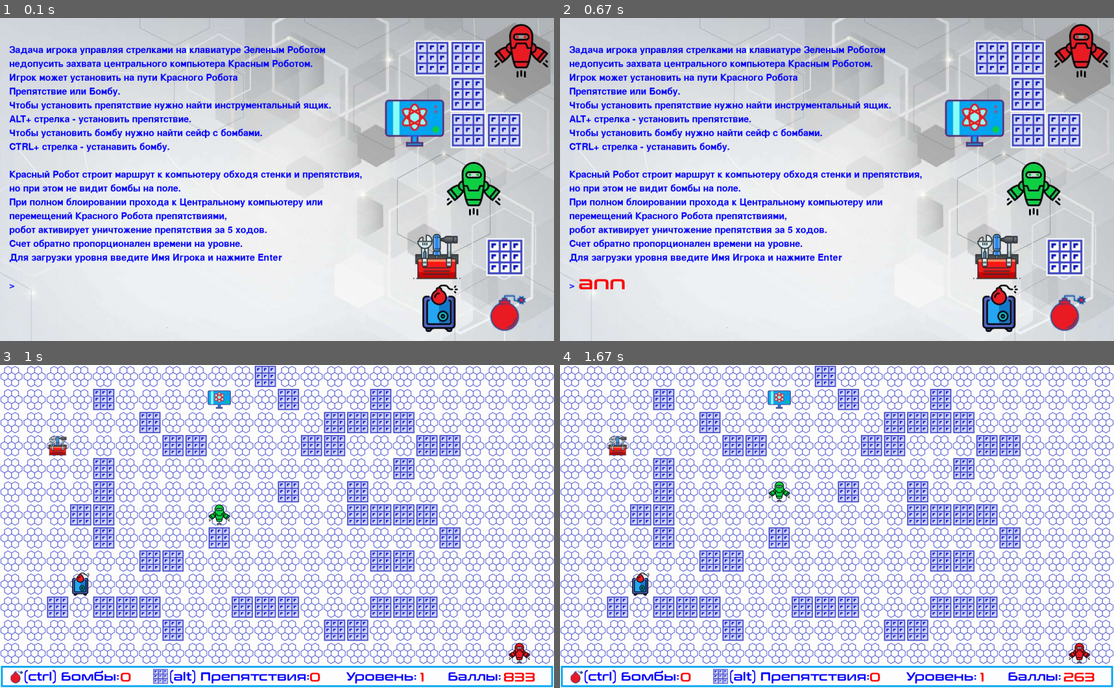
Above: before the commit, frames 1-4 (two rows, left to right).
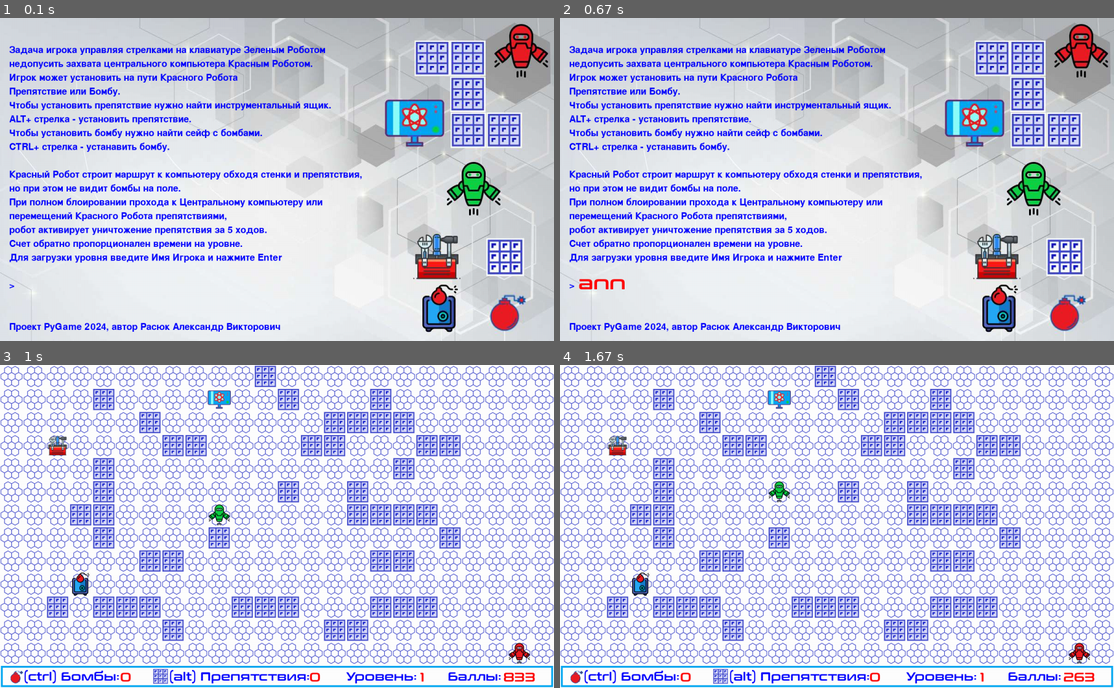
Above: after the commit, the same moments.

Repository: AVRasyuk/PyGameProject
Game: pygame game, started from main.py
The game is run twice, just before and just after one commit, with the same random seed, the same clock (stepped at 60 frames per second) and the same inputs.
Inputs:
- Up to frame 1 (0.1 s): no input
- Up to frame 2 (0.67 s): type "ann" at 0.33 s
- Up to frame 3 (1 s): tap Enter at 0.67 s; hold Right from 0.88 s (still down)
- Up to frame 4 (1.67 s): release Right at 1.35 s; hold Up from 1.55 s (still down)

The runs differ from the first frame. In frame 1, 0.6% of the frame differs, in the area x 1-51%, y 94-98%; in frame 2, 0.6%; in frame 3, nothing differs; in frame 4, nothing differs.

Commit message:
release main.exe

Diff:
--- a/main.py
+++ b/main.py
@@ -29,7 +29,7 @@
     pygame.mixer.music.play()
     need_input = True
     while True:
-        pygame.display.set_caption('Космическая база.')
+        pygame.display.set_caption('Космическая база. AVRasyuk game.')
         intro_text = ["Задача игрока управляя стрелками на клавиатуре Зеленым Роботом ",
                       "недопусить захвата центрального компьютера Красным Роботом.",
                       "Игрок может установить на пути Красного Робота",
@@ -48,6 +48,9 @@
                       "Для загрузки уровня введите Имя Игрока и нажмите Enter",
                       " ",
                       ">",
+                      " ",
+                      " ",
+                      "Проект PyGame 2024, автор Расюк Александр Викторович"
                       ]
         fon = pygame.transform.scale(load_image('start_fon.jpg'), (width, height))
         screen.blit(fon, (0, 0))
--- /dev/null
+++ b/release/data/map1.txt
@@ -0,0 +1,13 @@
+...........#............
+....#....C..#...#.......
+......#.......####......
+..T....##....##...##....
+....#............#.....
+....#.......#..#.......
+...##...@......####
+....#....#.........#....
+......##........##......
+...B...................
+..#.###...###...###.....#
+.......#......##......
+......................R
--- /dev/null
+++ b/release/data/map2.txt
@@ -0,0 +1,13 @@
+...###....##.....##.R.#.
+..#T.#.####..........
+.##..###..#.##....
+##........#
+#...@..#....##
+###..###..#
+..#..#....#
+.##.##C#.##
+.#......##
+.#.....##
+.####.......
+..##.#.####..........
+.##..#B#..#.##....
--- /dev/null
+++ b/release/data/map3.txt
@@ -0,0 +1,13 @@
+...##..#B#
+.#.#.#.......#
+.#...R..###..#
+##........#
+#.....#..#
+..........###.C.#.......
+.#...#....#
+.##.##.#.##
+.#....T..##
+.#.#...##
+.###....###
+...@.
+...#
--- /dev/null
+++ b/release/data/map4.txt
@@ -0,0 +1,13 @@
+....##R
+..#.#..###.......
+.##..###..
+##.B..##..T.#
+#.......#.#
+###.###..C.....#
+.....#..#.
+.##.##.#.#
+.#...#..@......
+.#...#...##
+.###...###.......####...
+.............#......
+..#...........#......
--- /dev/null
+++ b/release/data/map5.txt
@@ -0,0 +1,13 @@
+B....##
+..#.#..###.......
+#...#.....##..
+##...##..T.#
+#.......#.#
+###.###.......#
+.....#..#.
+###.##.##.#.###..C..@.##
+.#...#........
+.#...#...##
+.###...###.......##...
+.............#......
+R.#...........#.....
--- /dev/null
+++ b/release/data/score.txt
@@ -0,0 +1,2 @@
+Name,Score
+Alexander,10
Binary file added: release/data/bad_robot.png
Binary file added: release/data/bad_robot_sheet.png
Binary file added: release/data/barrier.png
Binary file added: release/data/bomb.png
Binary file added: release/data/boom.png
Binary file added: release/data/box_bomb.png
Binary file added: release/data/broken_barrier_sheet.png
Binary file added: release/data/comp.png
Binary file added: release/data/comp01.png
Binary file added: release/data/conthrax-sb.ttf
Binary file added: release/data/end_fon.jpg
Binary file added: release/data/game_over.png
(and 14 more such lines)
